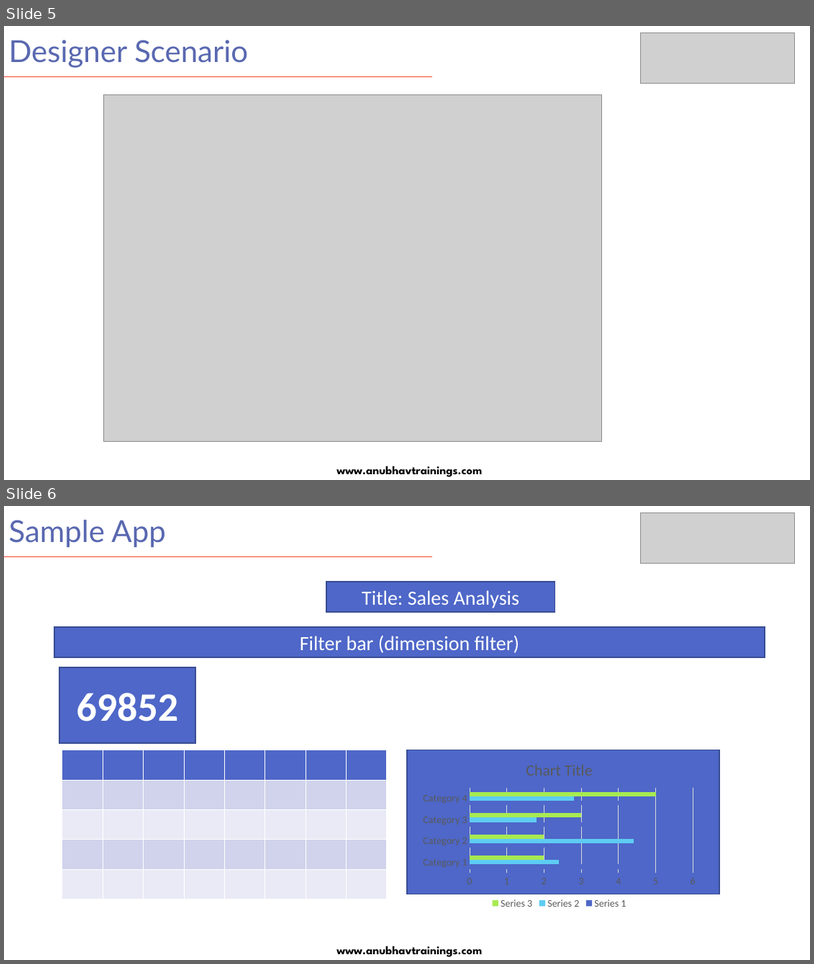
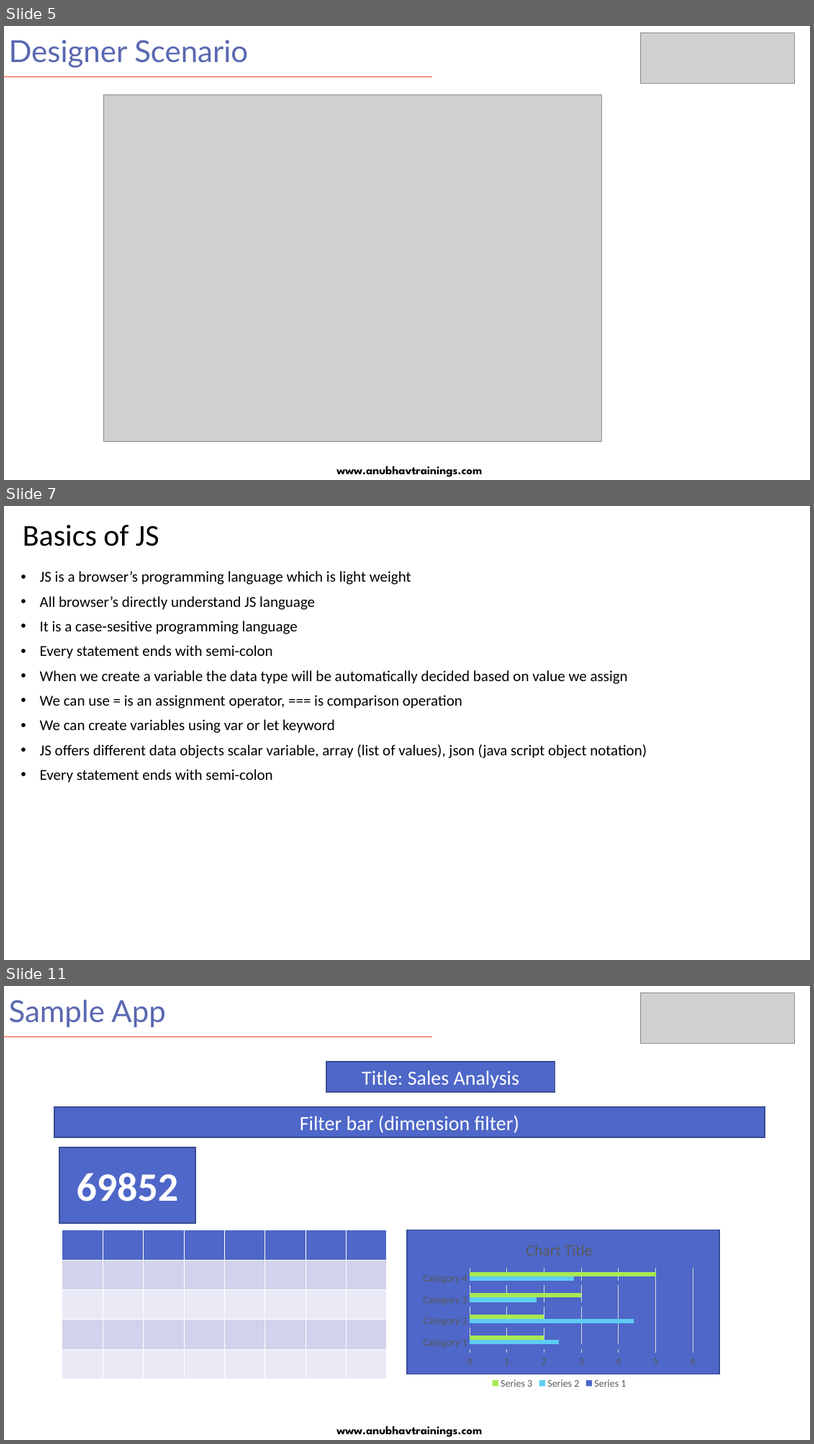
Before and after one commit to soyuztechnologies/HPC_AOH_SAC, a slide deck: Day 12/Day 12.pptx. Shown one above the other, each under a label of ours: slides 5 and 6 before the commit, slides 5, 7 and 11 after it; the slides between them are not shown. The pictures are 814x964 and 814x1444 pixels, drawn with LibreOffice and Linux fonts; fonts in the diff are those of the drawing; grey boxes stand for pictures. Boxes give left, top, right and bottom in pixels: in the first picture for what was removed or moved away, otherwise in the second. Text is boxed around its words. In the diff, an @@ line names an element or a change of style, - is before the commit and + after.

```diff
--- a/Day 12/Day 12.pptx
+++ b/Day 12/Day 12.pptx
@@ slide 7 added at box(4, 506, 810, 960), background #FFFFFF @@
@@ title added at box(23, 525, 160, 546), 36 pt, text #000000 @@
+Basics of JS
@@ text added at box(40, 571, 647, 782), 18 pt, text #000000 @@
+• JS is a browser’s programming language which is light weight
+• All browser’s directly understand JS language
+• It is a case-sesitive programming language
+• Every statement ends with semi-colon
+• When we create a variable the data type will be automatically decided based on value we assign
+• We can use = is an assignment operator, === is comparison operation
+• We can create variables using var or let keyword
+• JS offers different data objects scalar variable, array (list of values), json (java script object notation)
+• Every statement ends with semi-colon
@@ what was slide 6 is now slide 11 @@
```
Also in this commit, not shown: 4 other slides added, 12 other files.
